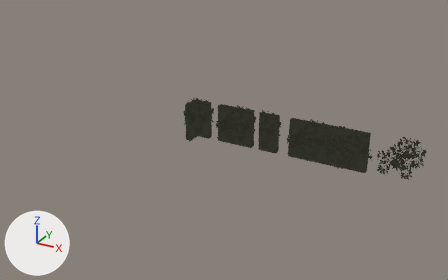
A saved change to the Blender file Docs/Blends/labirintofinal.blend.
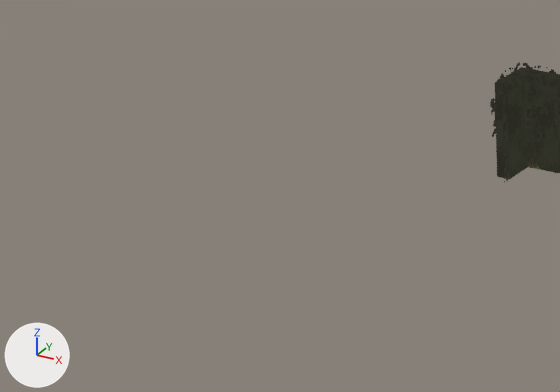
Each version appears first whole from a 50 mm camera at (14.01, -27.53, 12.42) aimed at (-0.68, -0.83, -0.93), and next in a close-up on the part from 0% to 47% of the width and 26% to 79% of the height. Arrows for +X, +Y and +Z are at lower left; the lights stay in place. The older version's two pictures come first.

The first close-up shows 'labirintoParedeL'.
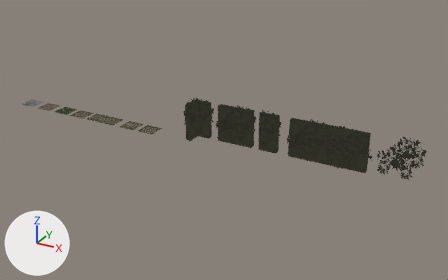
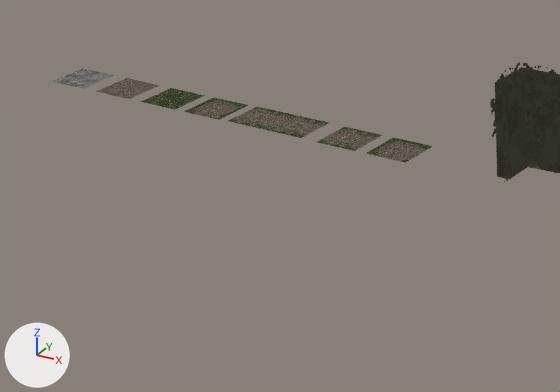
Commit message: Caminhos Labirinto

Location of each change, [x1, y1, x2, y2] in pixels of the close-ups (560 x 392 px):
```json
{"object": "chaoDuplo", "change": "added", "after": [228, 107, 329, 138], "on screen": "brown"}
{"object": "chaoCurvaCaminho", "change": "added", "after": [366, 137, 432, 163], "on screen": "brown"}
{"object": "chaoUnicoCaminho", "change": "added", "after": [317, 127, 382, 151], "on screen": "brown"}
{"object": "chaoFim", "change": "added", "after": [184, 98, 248, 120], "on screen": "brown"}
{"object": "chaoGrama", "change": "added", "after": [141, 88, 205, 110], "on screen": "green"}
{"object": "chaoTerra", "change": "added", "after": [96, 78, 160, 99], "on screen": "brown"}
{"object": "chaoPedra", "change": "added", "after": [52, 68, 115, 89]}
```

The change, as JSON lines over the scene's bpy script:
```json
{"op": "add", "block": "img_atlaschaos_png", "code": ["img_atlaschaos_png = load_image('atlasChaos.png', '_unpacked/atlasChaos.png', 1024, 1024, 'sRGB')"]}
{"op": "add", "block": "mat_caminho", "code": ["mat_caminho = principled_material('Caminho')", "mat_caminho.texture = img_atlaschaos_png", "mat_caminho.roughness = 1.0", "mat_caminho.specular_ior_level = 0.0"]}
{"op": "add", "block": "me_chaopedra", "code": ["me_chaopedra = bpy.data.meshes.new('chaoPedra')", "me_chaopedra.from_pydata(...)  # 4 vertices, 1 face; spans x -0.5..0.5, y -0.498..0.498, z 0.0", "me_chaopedra.materials.append(mat_caminho)  # picture img_atlaschaos_png"]}
{"op": "add", "block": "me_chaoterra", "code": ["me_chaoterra = bpy.data.meshes.new('chaoTerra')", "me_chaoterra.from_pydata(...)  # 4 vertices, 1 face; spans x -0.5..0.5, y -0.498..0.498, z 0.0", "me_chaoterra.materials.append(mat_caminho)  # picture img_atlaschaos_png"]}
{"op": "add", "block": "me_chaograma", "code": ["me_chaograma = bpy.data.meshes.new('chaoGrama')", "me_chaograma.from_pydata(...)  # 4 vertices, 1 face; spans x -0.5..0.5, y -0.498..0.498, z 0.0", "me_chaograma.materials.append(mat_caminho)  # picture img_atlaschaos_png"]}
{"op": "add", "block": "me_chaofim", "code": ["me_chaofim = bpy.data.meshes.new('chaoFim')", "me_chaofim.from_pydata(...)  # 4 vertices, 1 face; spans x -0.5..0.5, y -0.498..0.498, z 0.0", "me_chaofim.materials.append(mat_caminho)  # picture img_atlaschaos_png"]}
{"op": "add", "block": "me_chaocurvacaminho", "code": ["me_chaocurvacaminho = bpy.data.meshes.new('chaoCurvaCaminho')", "me_chaocurvacaminho.from_pydata(...)  # 4 vertices, 1 face; spans x -0.5..0.5, y -0.498..0.498, z 0.0", "me_chaocurvacaminho.materials.append(mat_caminho)  # picture img_atlaschaos_png"]}
{"op": "add", "block": "me_chaounicocaminho", "code": ["me_chaounicocaminho = bpy.data.meshes.new('chaoUnicoCaminho')", "me_chaounicocaminho.from_pydata(...)  # 6 vertices, 2 faces; spans x -0.5..0.5, y -0.498..0.498, z 0.0", "me_chaounicocaminho.materials.append(mat_caminho)  # picture img_atlaschaos_png"]}
{"op": "add", "block": "me_chaoduplo", "code": ["me_chaoduplo = bpy.data.meshes.new('chaoDuplo')", "me_chaoduplo.from_pydata(...)  # 12 vertices, 4 faces; spans x -1.0..1.0, y -0.5..0.5, z 0.0", "me_chaoduplo.materials.append(mat_caminho)  # picture img_atlaschaos_png"]}
{"op": "add", "block": "ob_chaopedra", "code": ["ob_chaopedra = bpy.data.objects.new('chaoPedra', me_chaopedra)", "ob_chaopedra.location = (-13.93, -1.45, -1.0)"]}
{"op": "add", "block": "ob_chaoterra", "code": ["ob_chaoterra = bpy.data.objects.new('chaoTerra', me_chaoterra)", "ob_chaoterra.location = (-12.55, -1.45, -1.0)"]}
{"op": "add", "block": "ob_chaograma", "code": ["ob_chaograma = bpy.data.objects.new('chaoGrama', me_chaograma)", "ob_chaograma.location = (-11.22, -1.45, -1.0)"]}
{"op": "add", "block": "ob_chaofim", "code": ["ob_chaofim = bpy.data.objects.new('chaoFim', me_chaofim)", "ob_chaofim.location = (-9.97, -1.45, -1.0)"]}
{"op": "add", "block": "ob_chaocurvacaminho", "code": ["ob_chaocurvacaminho = bpy.data.objects.new('chaoCurvaCaminho', me_chaocurvacaminho)", "ob_chaocurvacaminho.location = (-5.07, -1.45, -1.0)"]}
{"op": "add", "block": "ob_chaounicocaminho", "code": ["ob_chaounicocaminho = bpy.data.objects.new('chaoUnicoCaminho', me_chaounicocaminho)", "ob_chaounicocaminho.location = (-6.34, -1.45, -1.0)"]}
{"op": "add", "block": "ob_chaoduplo", "code": ["ob_chaoduplo = bpy.data.objects.new('chaoDuplo', me_chaoduplo)", "ob_chaoduplo.location = (-8.26, -1.42, -1.0)"]}
```
